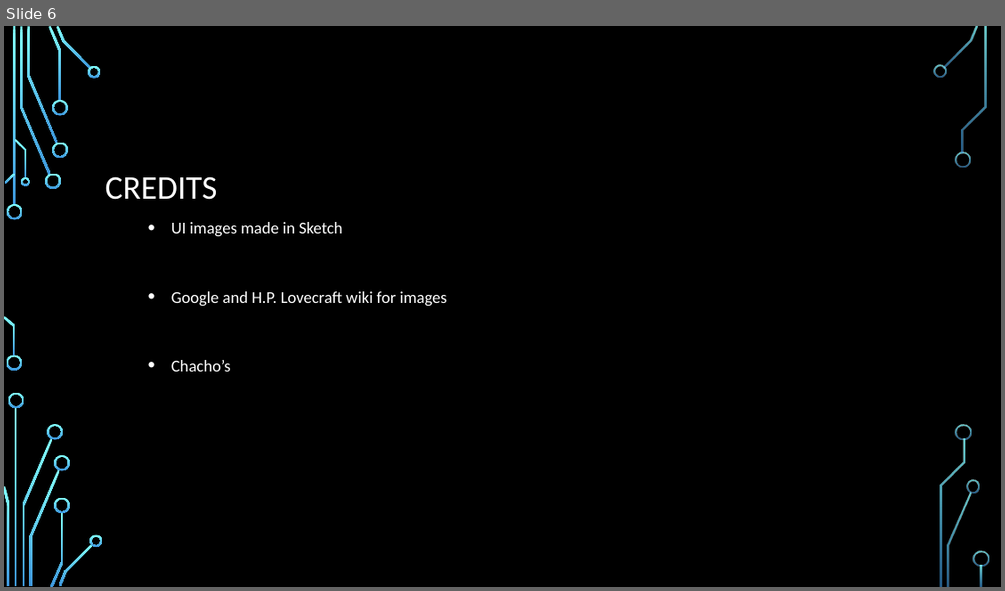
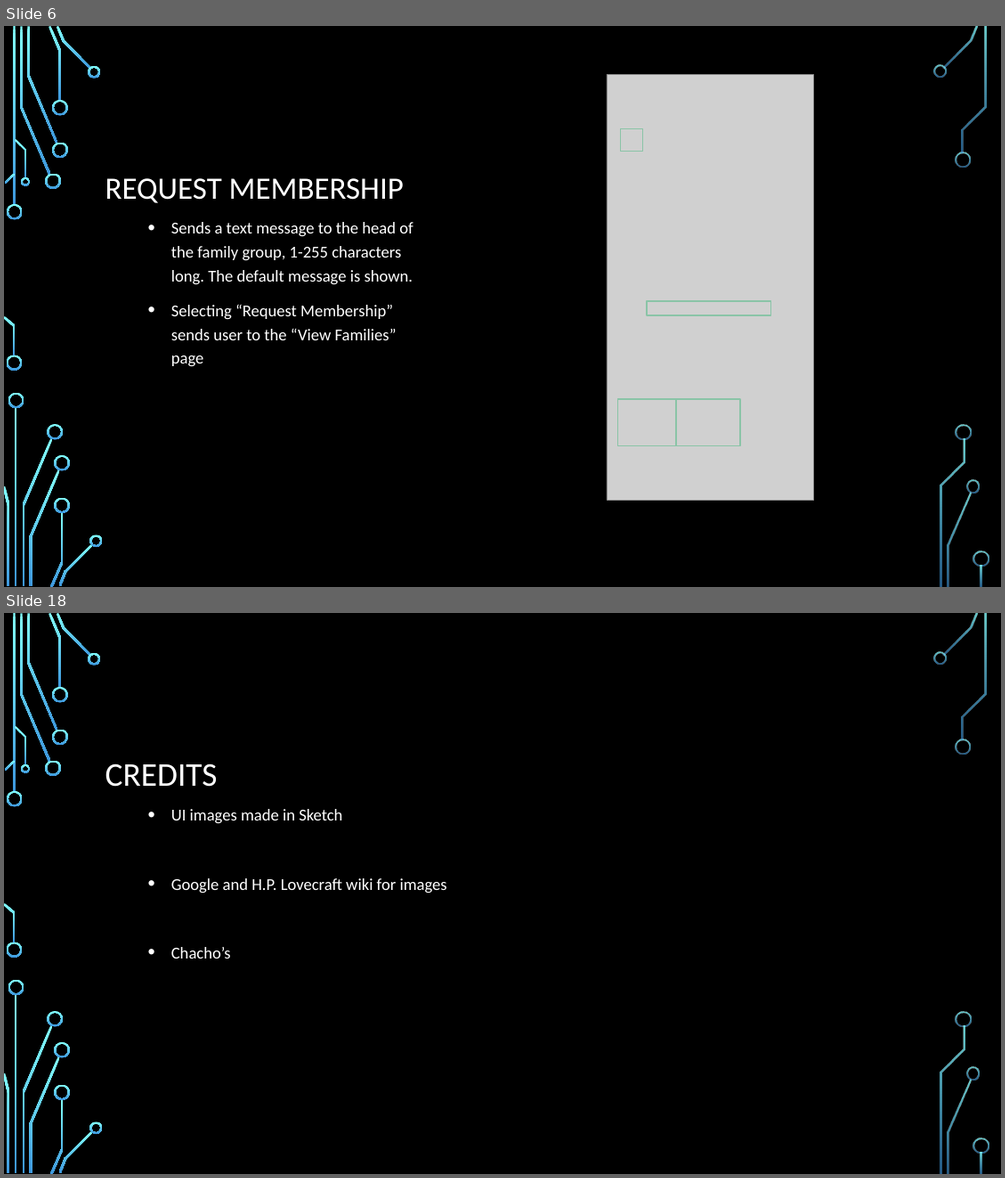
Before and after one commit to shitwolfymakes/CS-3773-Software-Engineering, a slide deck: Reunions App.pptx. Shown one above the other, each under a label of ours: slide 6 before the commit, slides 6 and 18 after it; the slides between them are not shown. The pictures are 1005x591 and 1005x1178 pixels, drawn with LibreOffice and Linux fonts; fonts in the diff are those of the drawing; grey boxes stand for pictures; background and template pictures are left out. Boxes give left, top, right and bottom in pixels: in the first picture for what was removed or moved away, otherwise in the second. Text is boxed around its words. In the diff, an @@ line names an element or a change of style, - is before the commit and + after.

```diff
--- a/Reunions App.pptx
+++ b/Reunions App.pptx
@@ slide 6 added at [4, 26, 1001, 587], background picture (left out); not listed: 36 template elements that a slide beside it also shows @@
@@ picture added at [607, 75, 813, 500] @@
@@ action button blank added at [621, 129, 643, 151], outline #8AC4A7 1.25 pt @@
@@ title added at [105, 178, 404, 203], 30 pt, text #FFFFFF @@
+REQUEST MEMBERSHIP
@@ text added at [171, 222, 413, 367], 16 pt, text #FFFFFF @@
+• Sends a text message to the head of the family group, 1-255 characters long. The default message is shown.
+• Selecting “Request Membership” sends user to the “View Families” page
@@ action button blank added at [647, 301, 771, 315], outline #8AC4A7 1.25 pt @@
@@ action button blank added at [618, 399, 676, 445], outline #8AC4A7 1.25 pt @@
@@ action button blank added at [676, 399, 741, 445], outline #8AC4A7 1.25 pt @@
@@ what was slide 6 is now slide 18 @@
```
Also in this commit, not shown: 5 slides changed, 11 other slides added.
